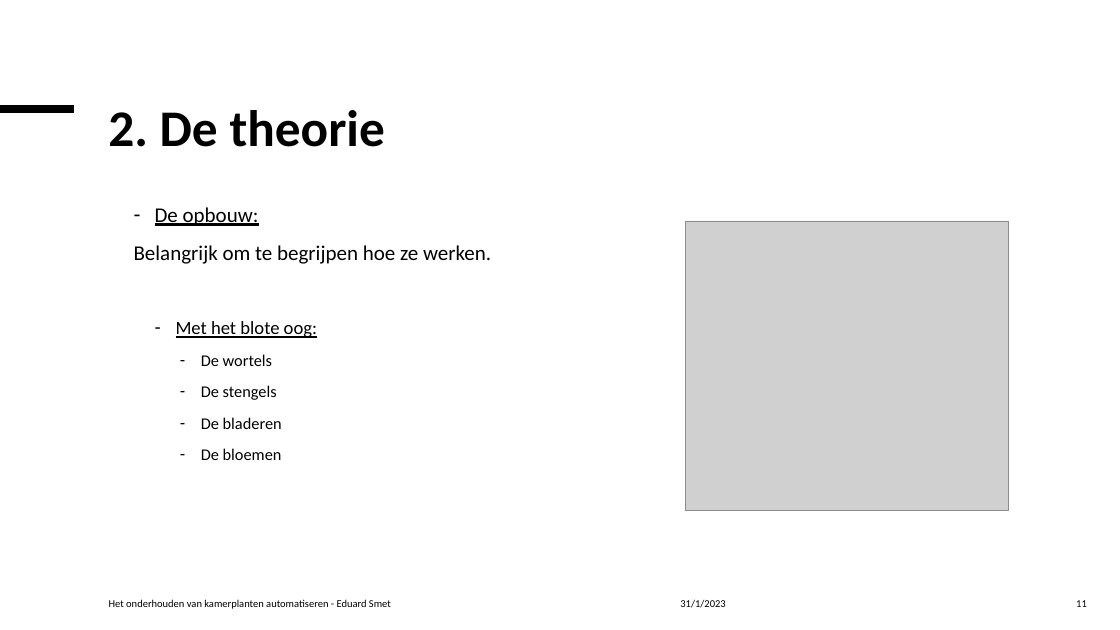
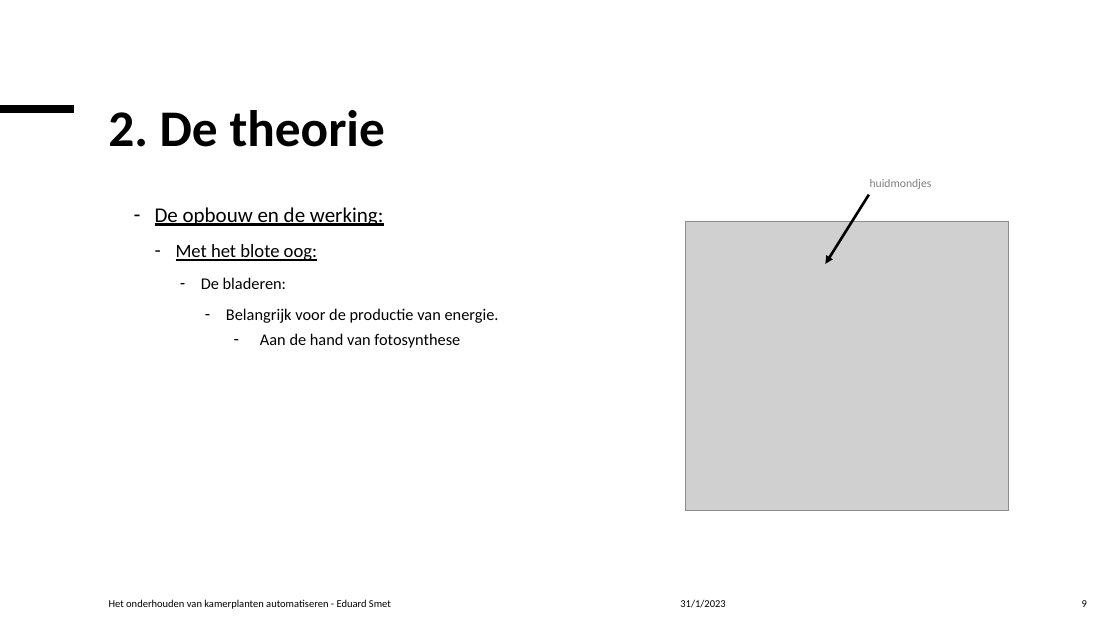
Before and after one commit to Celarye/syfinalproject, a slide deck: slide 9 of FinalProject.pptx (slide 11 before the commit). Drawn at 1120x630 pixels with LibreOffice and Linux fonts; fonts in the diff are those of the drawing; grey boxes stand for pictures. Boxes give left, top, right and bottom in pixels: in the first picture for what was removed or moved away, otherwise in the second. Text is boxed around its words. In the diff, an @@ line names an element or a change of style, - is before the commit and + after.

```diff
--- a/FinalProject.pptx
+++ b/FinalProject.pptx
@@ text added at box(870, 179, 932, 189), 10 pt, text #808080 @@
+huidmondjes
@@ text at box(155, 207, 383, 226): text changed @@
-  – De opbouw:
-  Belangrijk om te begrijpen hoe ze werken.
+  – De opbouw en de werking:
@@ arrow added from (869, 195) to (826, 264), #000000 2.25 pt @@
@@ text at box(201, 277, 499, 323): text changed @@
-      – De wortels
-      – De stengels
-      – De bladeren
-      – De bloemen
+      – De bladeren:
+        – Belangrijk voor de productie van energie.
@@ text added at box(260, 333, 460, 348), 14 pt, text #000000 @@
+– Aan de hand van fotosynthese
@@ page number at box(1082, 600, 1087, 607): text changed @@
-11
+9
```
Also in this commit, not shown: 20 other slides changed, 4 slides added.
